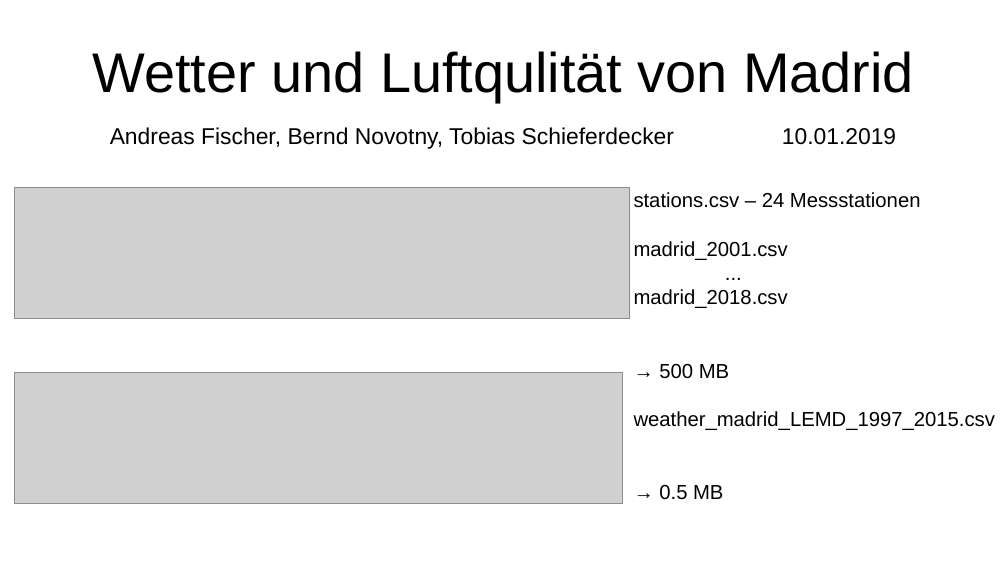
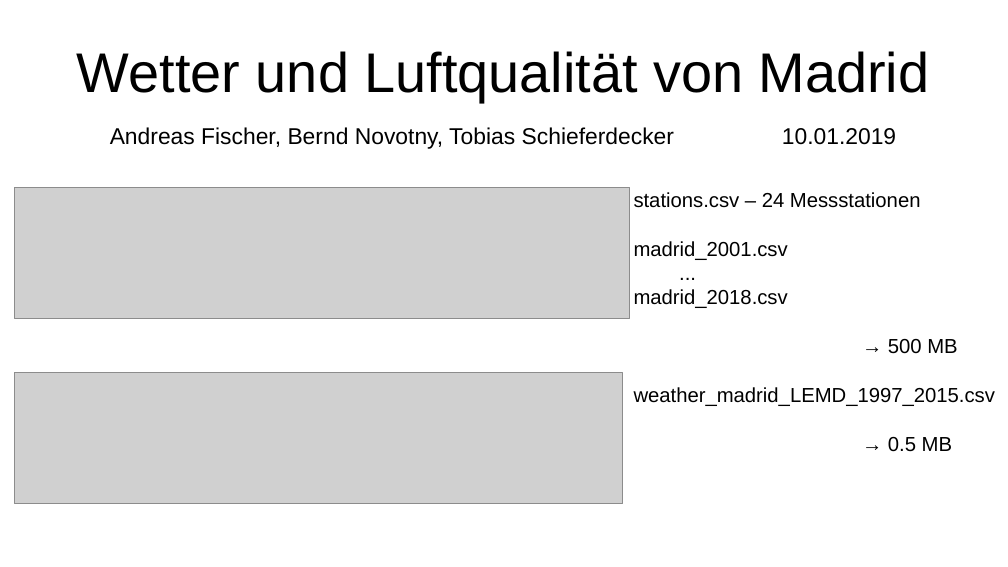
Before and after one commit to TSchiefer/IE_BigData_Project, a slide deck: slide 1 of IE_BigData_Madrid.pptx. Drawn at 1008x567 pixels with LibreOffice and Linux fonts; fonts in the diff are those of the drawing; grey boxes stand for pictures. Boxes give left, top, right and bottom in pixels: in the first picture for what was removed or moved away, otherwise in the second. Text is boxed around its words. In the diff, an @@ line names an element or a change of style, - is before the commit and + after.

Commit message:
typo

```diff
--- a/IE_BigData_Madrid.pptx
+++ b/IE_BigData_Madrid.pptx
@@ text at <box>77,51,930,102</box>: text changed @@
-Wetter und Luftqulität von Madrid
+Wetter und Luftqualität von Madrid
@@ text "stations.csv – 24 Messstationen" rewrapped from <box>634,192,995,500</box> to <box>634,192,995,452</box> @@
```
